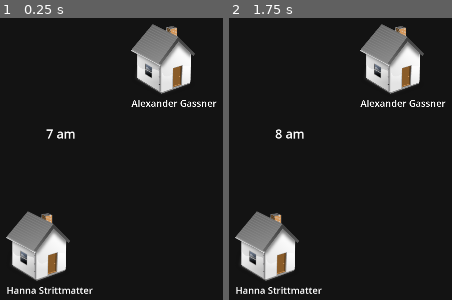
Above: before the commit, frames 1-2 (left to right).
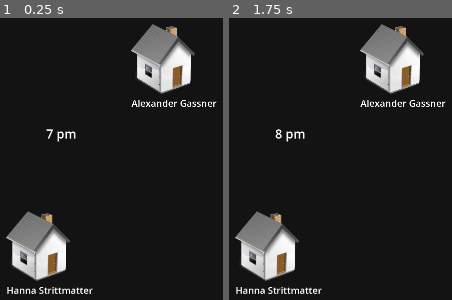
Above: after the commit, the same moments.

Repository: Shykaro/SimulatedAI
Game: Godot game, scene res://Scenes/npc visualization.tscn
The game is run twice, just before and just after one commit, with the same random seed, the same clock (stepped at 60 frames per second) and the same inputs.
Inputs (mouse positions are in pixels of both pictures, inside the frame that each line leads up to):
- Up to frame 1 (0.25 s): no input
- Up to frame 2 (1.75 s): tap Enter at 0.5 s; move the mouse to (outside the picture) at 0.52 s; press the mouse at (outside the picture) at 0.53 s; tap Space at 1.25 s; move the mouse to (300, 159) at 1.27 s; release the mouse at (300, 159) at 1.28 s; click (300, 159) at 1.35 s

The runs differ from the first frame. In frame 1, 0.2% of the frame differs, in the area x 25-35%, y 40-44%; in frame 2, 0.2%.
Error in both runs: Trying to assign value of type 'Nil' to a variable of type 'Dictionary'. (res://Scripts/RequestHandler.gd:23)

Commit message:
Implemented pic scale valuation

Diff:
--- a/GodotProject/Scripts/GameManager.gd
+++ b/GodotProject/Scripts/GameManager.gd
@@ -4,7 +4,7 @@
 
 var count: int = 0
 static var hour: int = 8
-static var time_of_day: String = " am"
+static var time_of_day: String = " pm"
 # Called when the node enters the scene tree for the first time.
 func _ready():
 	#NPCManager.create_npc("Hendrik Rabe", "01_Hendrik", Vector2(500,200))
--- a/GodotProject/Scripts/Mind.gd
+++ b/GodotProject/Scripts/Mind.gd
@@ -15,7 +15,8 @@
 #var conversation_partner_npc: NPC #current_or_last
 var long_term_storage: Array[String]
 var emotional_relations: Dictionary = {}
-
+var pic_scale_values: Dictionary
+var pic_scale_possibilities: Array[String] = ["distant","neither close nor distant","a little bit close","moderately close","very close","fully close"]
 #func update_conversation_partner(ConversationpartnerNPC): #last or current
 	#conversation_partner = ConversationpartnerNPC
 	#print("Current conversation partner for " + associated_npc.name + " is: " + conversation_partner.name)
@@ -117,13 +118,32 @@
 		_message = "Based on the following message:\n" + message
 	else:
 		_message = "Based on the following conversation:\n" + context + "\n" + message
-	_message += "\n\n How do you (" + associated_npc.name + ") feel about your relationship with " + associated_npc.conversation_partner.name + " now? Please describe it in one sentence."
-	RequestHandlerManager.generate_request(npc, _message, _on_request_update_relation_completed)
+	_message += "\n\n How do you (" + associated_npc.name + ") feel about your relationship with " + npc.name + " now? Please describe it in one sentence."
+	RequestHandlerManager.generate_request(associated_npc, _message, _on_request_update_relation_completed) #changed to associated, because if npc is passed, the relation will be written in the storage of the conversation partner
 
 func _on_request_update_relation_completed(_request_handler: RequestHandler, _dict: Dictionary): #4 wartet auf requesthandlerManagerLLM answer
 	var reply_string: String = _dict["response"]
 	set_emotional_relation(associated_npc.conversation_partner.name, reply_string)
+	update_pic_scale_value(associated_npc.conversation_partner.name, reply_string)
 	update_relation_file(associated_npc.name+"->"+associated_npc.conversation_partner.name+": "+reply_string)
+	#print("\n" + "\n" + "Updated relation with " + associated_npc.conversation_partner.name + ": " + reply_string )
+
+func update_pic_scale_value(_npc_name: String, _relation: String):
+	if(emotional_relations[_npc_name]==null): return
+	var _message: String = ""
+	_message += "This is your current relation to "+ _npc_name+": "+emotional_relations[_npc_name]
+	_message += "\n\n"+"Feeling close refers to being listened to, understood by, able to share feelings and to talk openly with another person. Rate the persons after each talk into one of the listed categories down below. Imagine it like an Onion or multiple circles lying inside each other. You are in the middle, represented by “yourself”, then follows “fully close”, “very close” and so on, the furthest layer is “distant”. The “distant” category includes people with whom you have never interacted or from whom you have not received additional information from a third party."
+	_message += "\n\n"+"ONLY answer with one of the following words depending on your relationship (and nothing else):"
+	_message += "\n".join(pic_scale_possibilities)
+	RequestHandlerManager.generate_request(associated_npc, _message, _on_request_update_pic_scale_value_completed)
+
+func _on_request_update_pic_scale_value_completed(_request_handler: RequestHandler, _dict: Dictionary): #4 wartet auf requesthandlerManagerLLM answer
+	var reply_string: String = _dict["response"]
+	var _answer: String
+	for possibility: String in pic_scale_possibilities:
+		if(reply_string.contains(possibility)): _answer = possibility
+	if(_answer!=null): pic_scale_values[associated_npc.last_conversation_partner.name] = _answer
+	else: print("---------WARNING-------- "+ associated_npc.name+" gave no valid pic scale answer for "+associated_npc.last_conversation_partner.name)
 	#print("\n" + "\n" + "Updated relation with " + associated_npc.conversation_partner.name + ": " + reply_string )
 
 #set_emotional_relation("Gustavo", "For some reason, I feel anger towards Gustavo")
